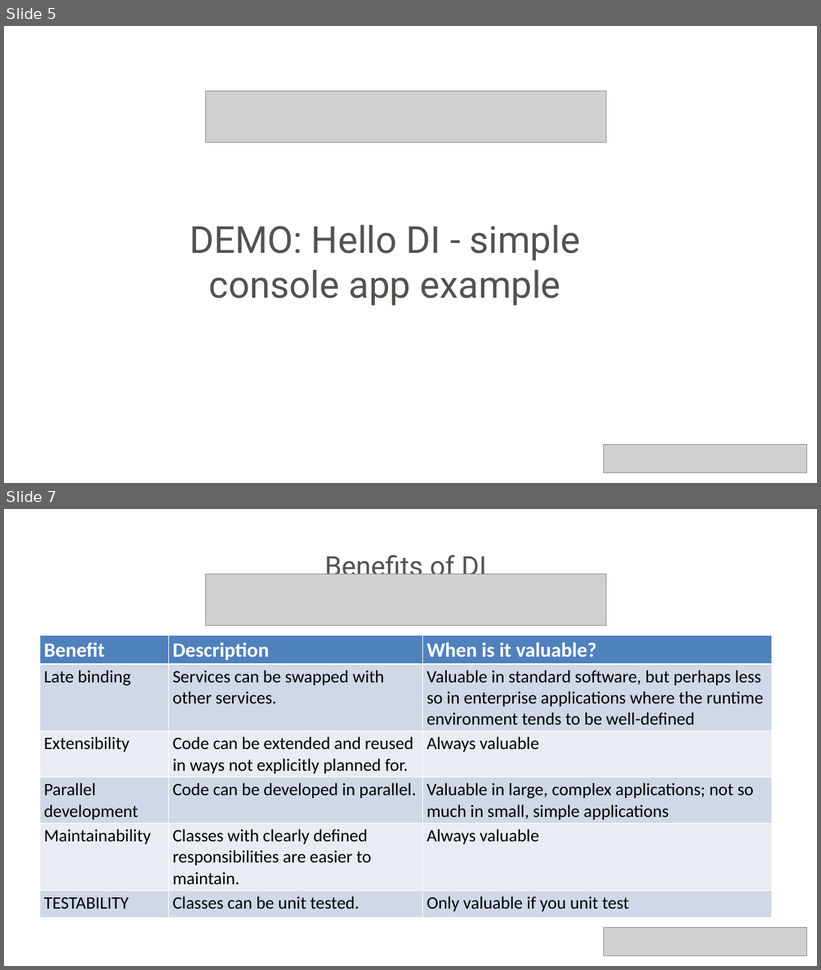
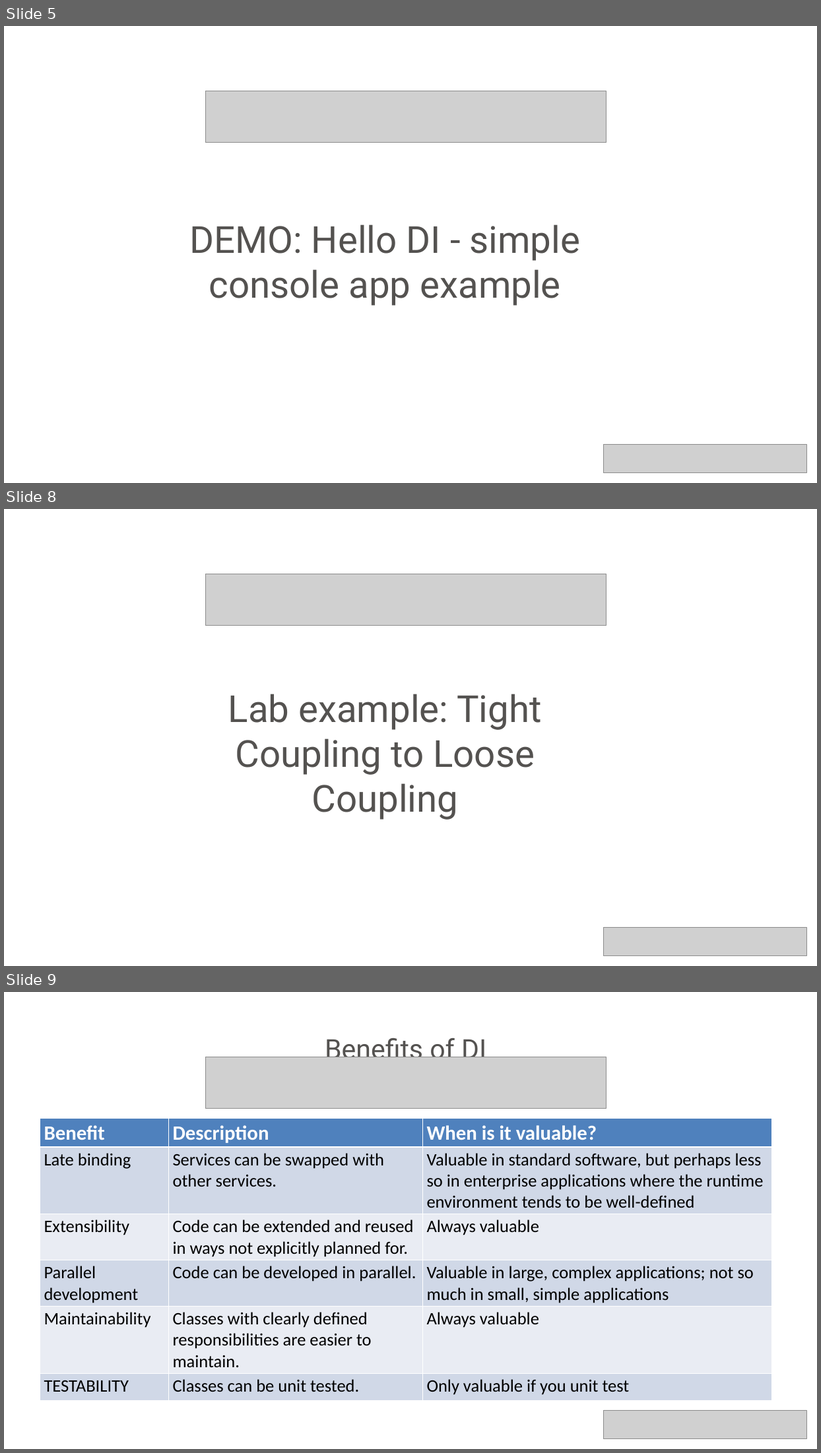
Before and after one commit to neman/DI-Course, a slide deck: DI Course.pptx. Shown one above the other, each under a label of ours: slides 5 and 7 before the commit, slides 5, 8 and 9 after it; the slides between them are not shown. The pictures are 821x970 and 821x1453 pixels, drawn with LibreOffice and Linux fonts; fonts in the diff are those of the drawing; grey boxes stand for pictures; background and template pictures are left out. Boxes give left, top, right and bottom in pixels: in the first picture for what was removed or moved away, otherwise in the second. Text is boxed around its words. In the diff, an @@ line names an element or a change of style, - is before the commit and + after.

```diff
--- a/DI Course.pptx
+++ b/DI Course.pptx
@@ slide 8 added at (4,509,817,966), background picture (left out) @@
@@ picture added at (206,574,607,626) @@
@@ text added at (228,694,542,820), 66 pt, text #545250 @@
+Lab example: Tight Coupling to Loose Coupling
@@ picture added at (604,927,807,956) @@
@@ what was slide 7 is now slide 9 @@
```
Also in this commit, not shown: 1 slide changed, 1 other slide added, 1 other file.
